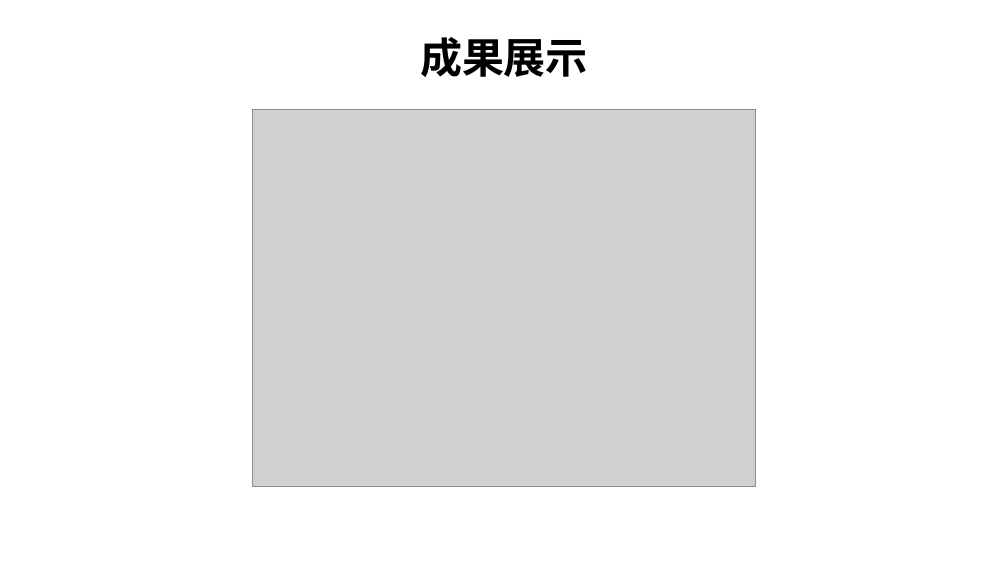
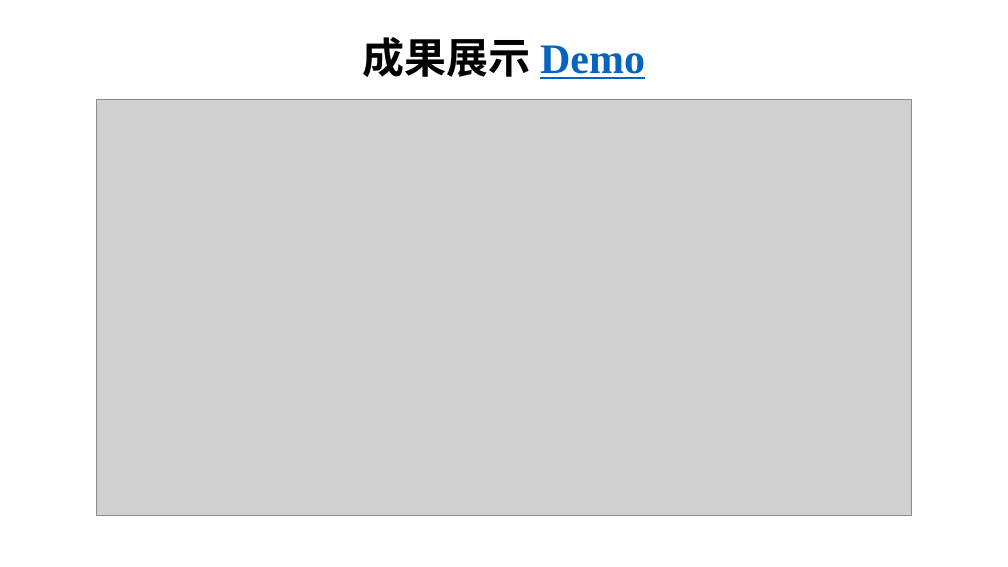
Before and after one commit to xup6tp6u4/Image-processing, a slide deck: slide 8 of 馬路分割_F112112136_林宸毅.pptx. Drawn at 1008x567 pixels with LibreOffice and Linux fonts; fonts in the diff are those of the drawing; grey boxes stand for pictures; background and template pictures are left out. Boxes give left, top, right and bottom in pixels: in the first picture for what was removed or moved away, otherwise in the second. Text is boxed around its words. In the diff, an @@ line names an element or a change of style, - is before the commit and + after.

```diff
--- a/馬路分割_F112112136_林宸毅.pptx
+++ b/馬路分割_F112112136_林宸毅.pptx
@@ text at [363,37,645,79]: text changed @@
-成果展示
+成果展示 Demo
@@ picture: place and size @@
-picture at [253,110,756,487]
+picture at [96,99,912,516]
```
Also in this commit, not shown: 7 other slides changed, 1 slide removed.
